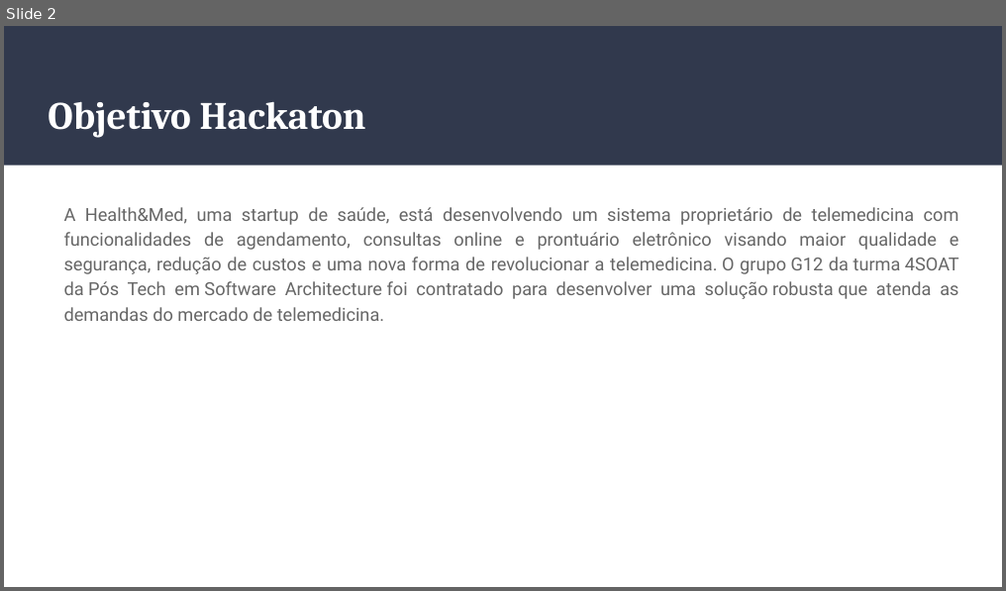
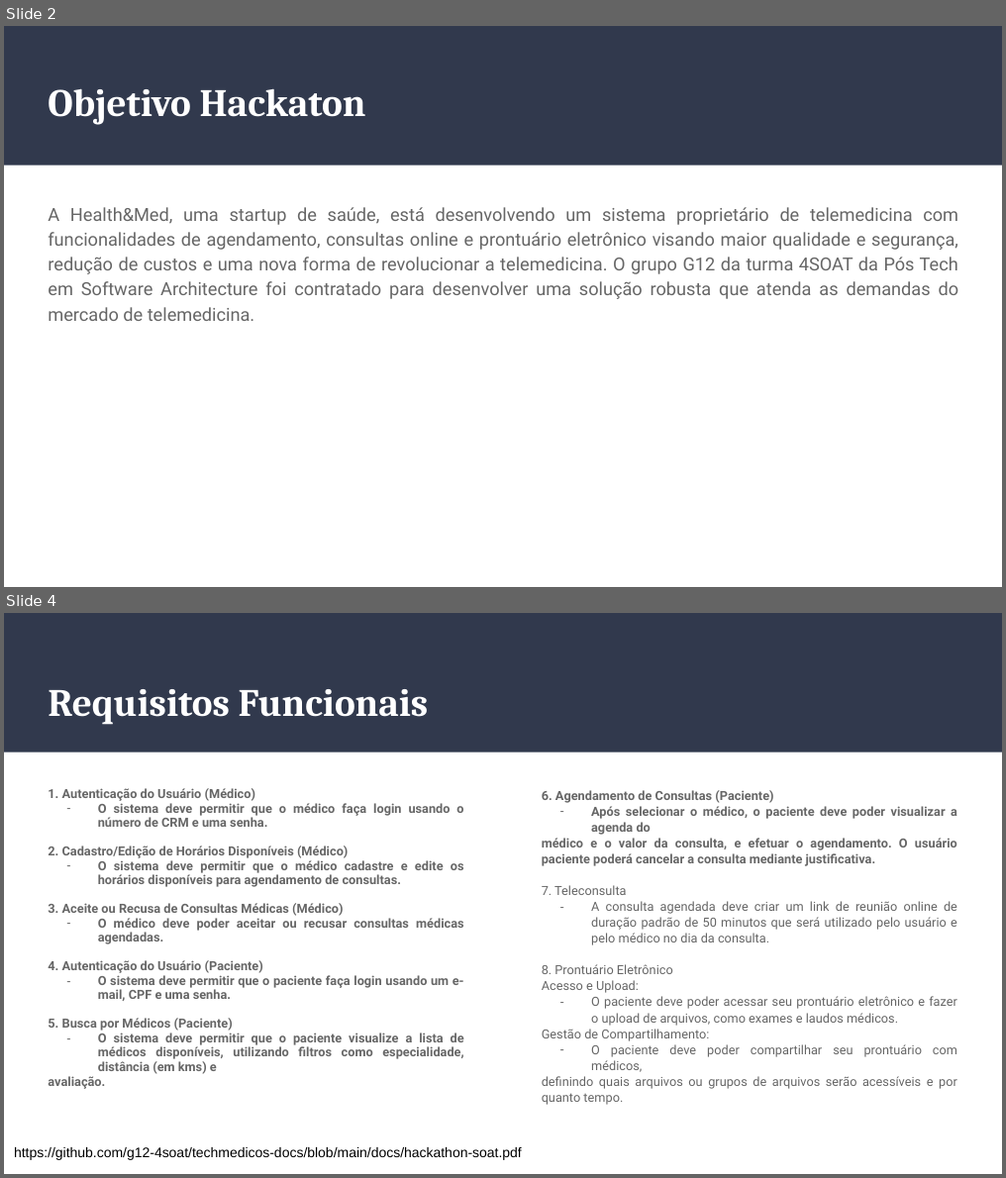
Before and after one commit to g12-4soat/techmedicos-docs, a slide deck: docs/Hackaton-TechMedicos.pptx. Shown one above the other, each under a label of ours: slide 2 before the commit, slides 2 and 4 after it; the slides between them are not shown. The pictures are 1006x591 and 1006x1178 pixels, drawn with LibreOffice and Linux fonts; fonts in the diff are those of the drawing. Boxes give left, top, right and bottom in pixels: in the first picture for what was removed or moved away, otherwise in the second. Text is boxed around its words. In the diff, an @@ line names an element or a change of style, - is before the commit and + after.

Commit message:
apresentação final + iamgens techmedicos

```diff
--- a/docs/Hackaton-TechMedicos.pptx
+++ b/docs/Hackaton-TechMedicos.pptx
@@ slide 4 added at [4, 613, 1002, 1174], background #FFFFFF; not listed: 1 template element that a slide beside it also shows @@
@@ title added at [48, 689, 429, 725], 28 pt, text #FFFFFF, bold @@
+Requisitos Funcionais
@@ text added at [48, 788, 464, 1089], 9.1 pt, text #666666, bold @@
+1. Autenticação do Usuário (Médico)
+– O sistema deve permitir que o médico faça login usando o número de CRM e uma senha.
+2. Cadastro/Edição de Horários Disponíveis (Médico)
+– O sistema deve permitir que o médico cadastre e edite os horários disponíveis para agendamento de consultas.
+3. Aceite ou Recusa de Consultas Médicas (Médico)
+– O médico deve poder aceitar ou recusar consultas médicas agendadas.
+4. Autenticação do Usuário (Paciente)
+– O sistema deve permitir que o paciente faça login usando um e-mail, CPF e uma senha.
+5. Busca por Médicos (Paciente)
+– O sistema deve permitir que o paciente visualize a lista de médicos disponíveis, utilizando filtros como especialidade, distância (em kms) e
+avaliação.
@@ text added at [542, 790, 957, 1105], 9.1 pt, text #666666 @@
+6. Agendamento de Consultas (Paciente)
+– Após selecionar o médico, o paciente deve poder visualizar a agenda do
+médico e o valor da consulta, e efetuar o agendamento. O usuário paciente poderá cancelar a consulta mediante justificativa.
+7. Teleconsulta
+– A consulta agendada deve criar um link de reunião online de duração padrão de 50 minutos que será utilizado pelo usuário e pelo médico no dia da consulta.
+8. Prontuário Eletrônico
+Acesso e Upload:
+– O paciente deve poder acessar seu prontuário eletrônico e fazer o upload de arquivos, como exames e laudos médicos.
+Gestão de Compartilhamento:
+– O paciente deve poder compartilhar seu prontuário com médicos,
+definindo quais arquivos ou grupos de arquivos serão acessíveis e por quanto tempo.
@@ text added at [14, 1148, 522, 1160], 10 pt, text #000000 @@
+https://github.com/g12-4soat/techmedicos-docs/blob/main/docs/hackathon-soat.pdf
@@ slide 2 changed as well @@
@@ title "Objetivo Hackaton": place and size @@
-title "Objetivo Hackaton" at [48, 101, 366, 138]
+title "Objetivo Hackaton" at [48, 88, 366, 125]
@@ text "A Health&Med, uma startup de ..." at [48, 207, 959, 321]: indent changed @@
```
Also in this commit, not shown: 2 other slides changed, 11 other slides added, 1 slide removed, 2 other files.
